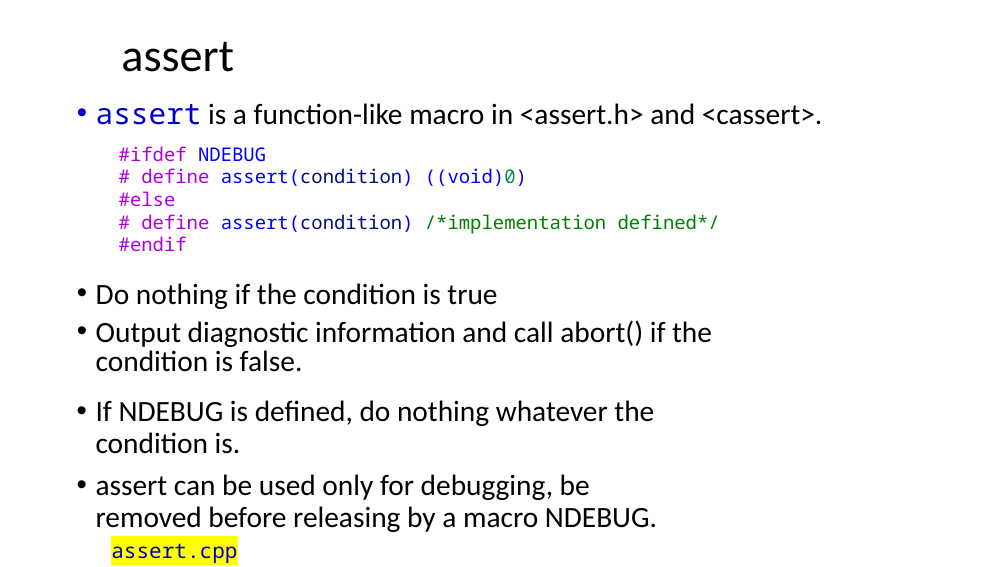
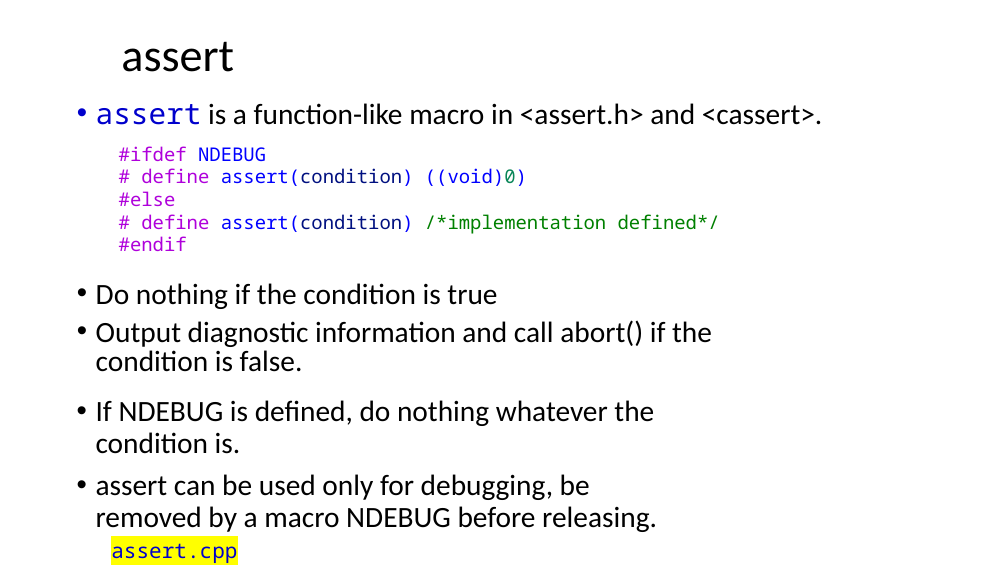
Before and after one commit to dayekuaipao/CPPLearning, a slide deck: slide 9 of week14/Lecture14.pptx. Drawn at 1008x567 pixels with LibreOffice and Linux fonts; fonts in the diff are those of the drawing; background and template pictures are left out. Boxes give left, top, right and bottom in pixels: in the first picture for what was removed or moved away, otherwise in the second. Text is boxed around its words. In the diff, an @@ line names an element or a change of style, - is before the commit and + after.

```diff
--- a/week14/Lecture14.pptx
+++ b/week14/Lecture14.pptx
@@ text at (96,474,657,532): text changed @@
-• assert can be used only for debugging, be removed before releasing by a macro NDEBUG.
+• assert can be used only for debugging, be removed by a macro NDEBUG before releasing.
```
Also in this commit, not shown: 9 other slides changed, 6 other files.
